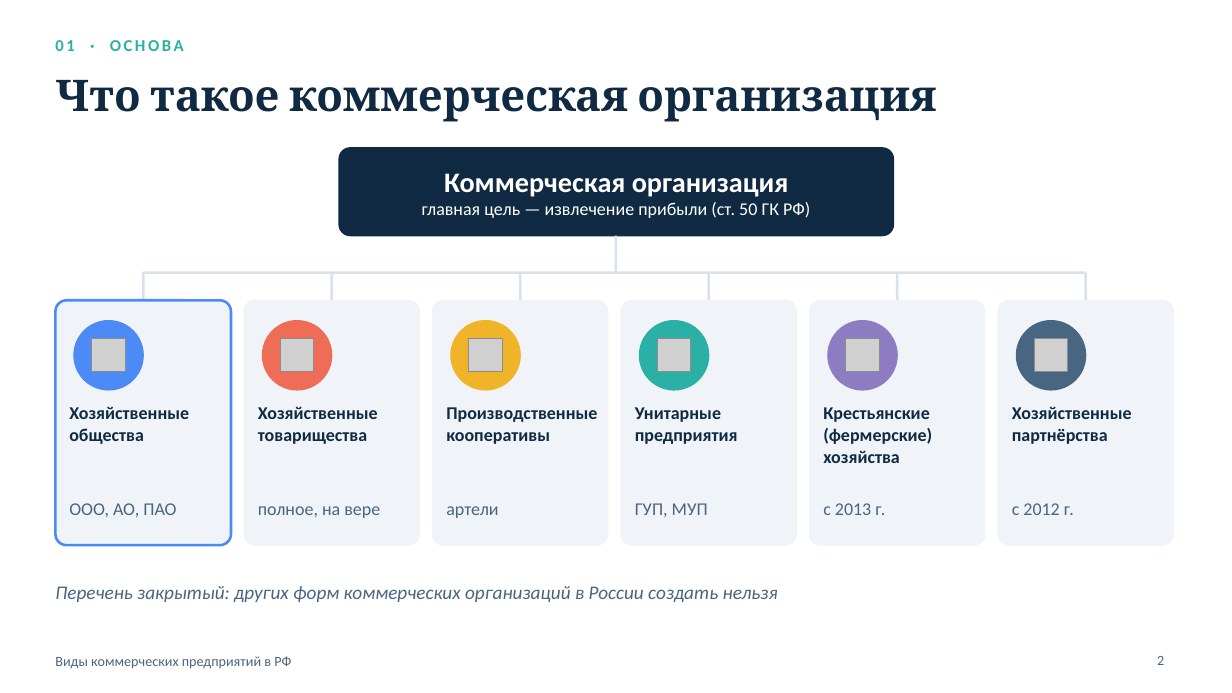
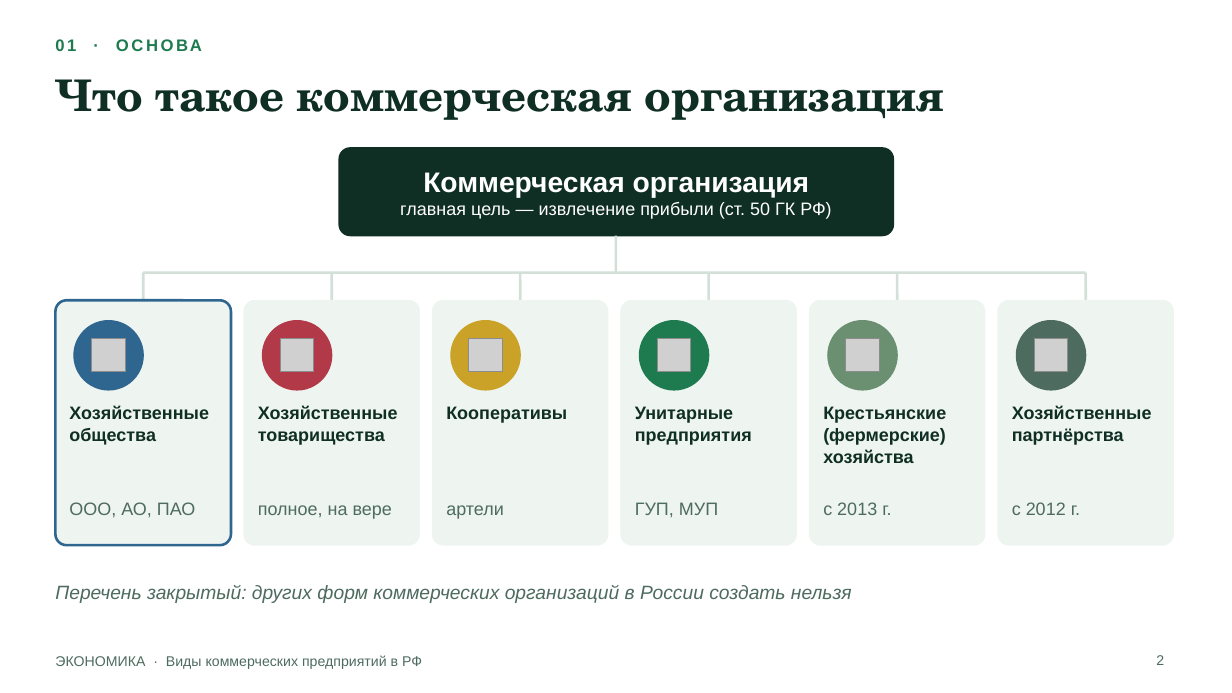
Before and after one commit to pwrnr4cts8-collab/musor, a slide deck: slide 2 of vidy_predpriyatiy/Виды_коммерческих_предприятий_РФ.pptx. Drawn at 1232x693 pixels with LibreOffice and Linux fonts; fonts in the diff are those of the drawing; grey boxes stand for pictures; background and template pictures are left out. Boxes give left, top, right and bottom in pixels: in the first picture for what was removed or moved away, otherwise in the second. Text is boxed around its words. In the diff, an @@ line names an element or a change of style, - is before the commit and + after.

```diff
--- a/vidy_predpriyatiy/Виды_коммерческих_предприятий_РФ.pptx
+++ b/vidy_predpriyatiy/Виды_коммерческих_предприятий_РФ.pptx
@@ text "01 · ОСНОВА" at [55, 39, 76, 51]: font Calibri to Arial, text colour #2BB0A6 to #1E7B4F @@
@@ title "Что такое коммерческая организация" at [55, 79, 944, 120]: font Cambria to TeX Gyre Schola, text colour #102A43 to #0F2E24 @@
@@ text "Коммерческая организация" at [400, 172, 831, 219]: font Calibri to Arial @@
@@ rounded rectangle at [339, 148, 894, 236]: fill #102A43 to #0F2E24; outline #102A43 1 pt to #0F2E24 1 pt @@
@@ line (616, 236) - (616, 273): stroke #D9E2EC 2 pt to #D3E0D8 2 pt @@
@@ line (143, 273) - (143, 300): stroke #D9E2EC 2 pt to #D3E0D8 2 pt @@
@@ line (143, 273) - (1086, 273): stroke #D9E2EC 2 pt to #D3E0D8 2 pt @@
@@ line (332, 273) - (332, 300): stroke #D9E2EC 2 pt to #D3E0D8 2 pt @@
@@ line (520, 273) - (520, 300): stroke #D9E2EC 2 pt to #D3E0D8 2 pt @@
@@ line (709, 273) - (709, 300): stroke #D9E2EC 2 pt to #D3E0D8 2 pt @@
@@ line (897, 273) - (897, 300): stroke #D9E2EC 2 pt to #D3E0D8 2 pt @@
@@ line (1086, 273) - (1086, 300): stroke #D9E2EC 2 pt to #D3E0D8 2 pt @@
@@ rounded rectangle at [55, 300, 231, 545]: fill #F0F4F8 to #EEF4F0; outline #4C8BF5 2 pt to #2F6690 2 pt @@
@@ ellipse at [74, 321, 143, 390]: fill #4C8BF5 to #2F6690; outline #4C8BF5 1 pt to #2F6690 1 pt @@
@@ ellipse at [262, 321, 332, 390]: fill #EF6C57 to #B23A48; outline #EF6C57 1 pt to #B23A48 1 pt @@
@@ ellipse at [451, 321, 520, 390]: fill #F0B429 to #C9A227; outline #F0B429 1 pt to #C9A227 1 pt @@
@@ ellipse at [640, 321, 709, 390]: fill #2BB0A6 to #1E7B4F; outline #2BB0A6 1 pt to #1E7B4F 1 pt @@
@@ ellipse at [828, 321, 897, 390]: fill #8E7CC3 to #6B8F71; outline #8E7CC3 1 pt to #6B8F71 1 pt @@
@@ fill #F0F4F8 to #EEF4F0; outline #F0F4F8 0.75 pt to #EEF4F0 0.75 pt in 5 elements at [244, 300, 420, 545], [433, 300, 608, 545], [621, 300, 797, 545], [810, 300, 985, 545], [998, 300, 1174, 545] @@
@@ ellipse at [1017, 321, 1086, 390]: fill #486581 to #4D6B5F; outline #486581 1 pt to #4D6B5F 1 pt @@
@@ text at [446, 406, 567, 423]: text changed; font Calibri to Arial; text colour #102A43 to #0F2E24 @@
-Производственные кооперативы
+Кооперативы
@@ font Calibri to Arial, text colour #102A43 to #0F2E24 in 5 elements at [69, 406, 209, 445], [258, 406, 398, 445], [635, 406, 752, 445], [823, 406, 946, 463], [1012, 406, 1152, 445] @@
@@ text at [55, 655, 422, 669]: text changed; font Calibri to Arial; text colour #486581 to #4D6B5F @@
-Виды коммерческих предприятий в РФ
+ЭКОНОМИКА · Виды коммерческих предприятий в РФ
@@ font Calibri to Arial, text colour #486581 to #4D6B5F in 8 elements at [69, 502, 196, 518], [258, 505, 392, 519], [446, 505, 504, 519], [635, 502, 718, 517], [823, 502, 891, 515], [1012, 502, 1080, 515], [55, 585, 852, 603], [1156, 655, 1164, 665] @@
```
Also in this commit, not shown: 7 other slides changed, 1 other file.
